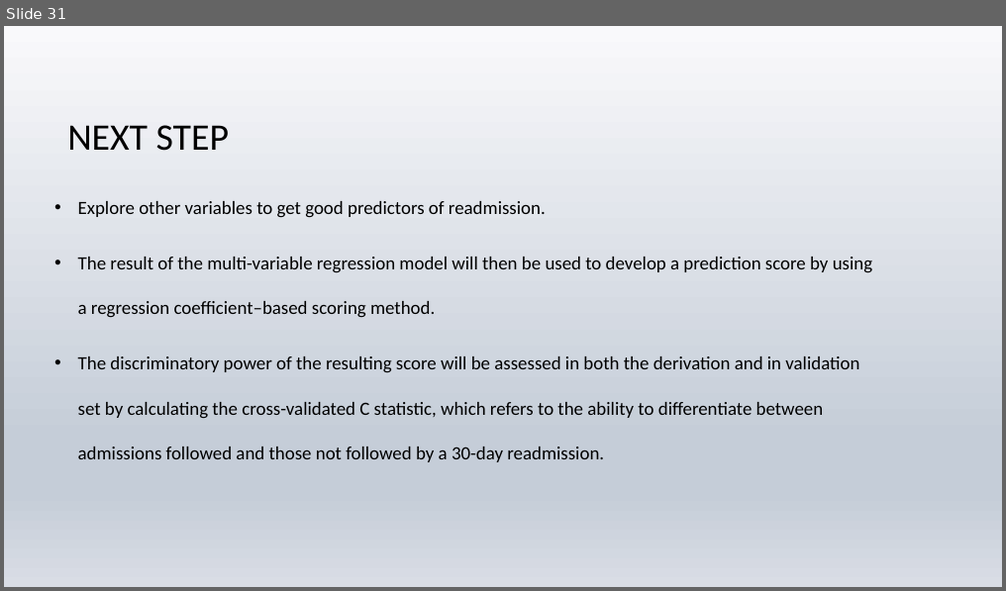
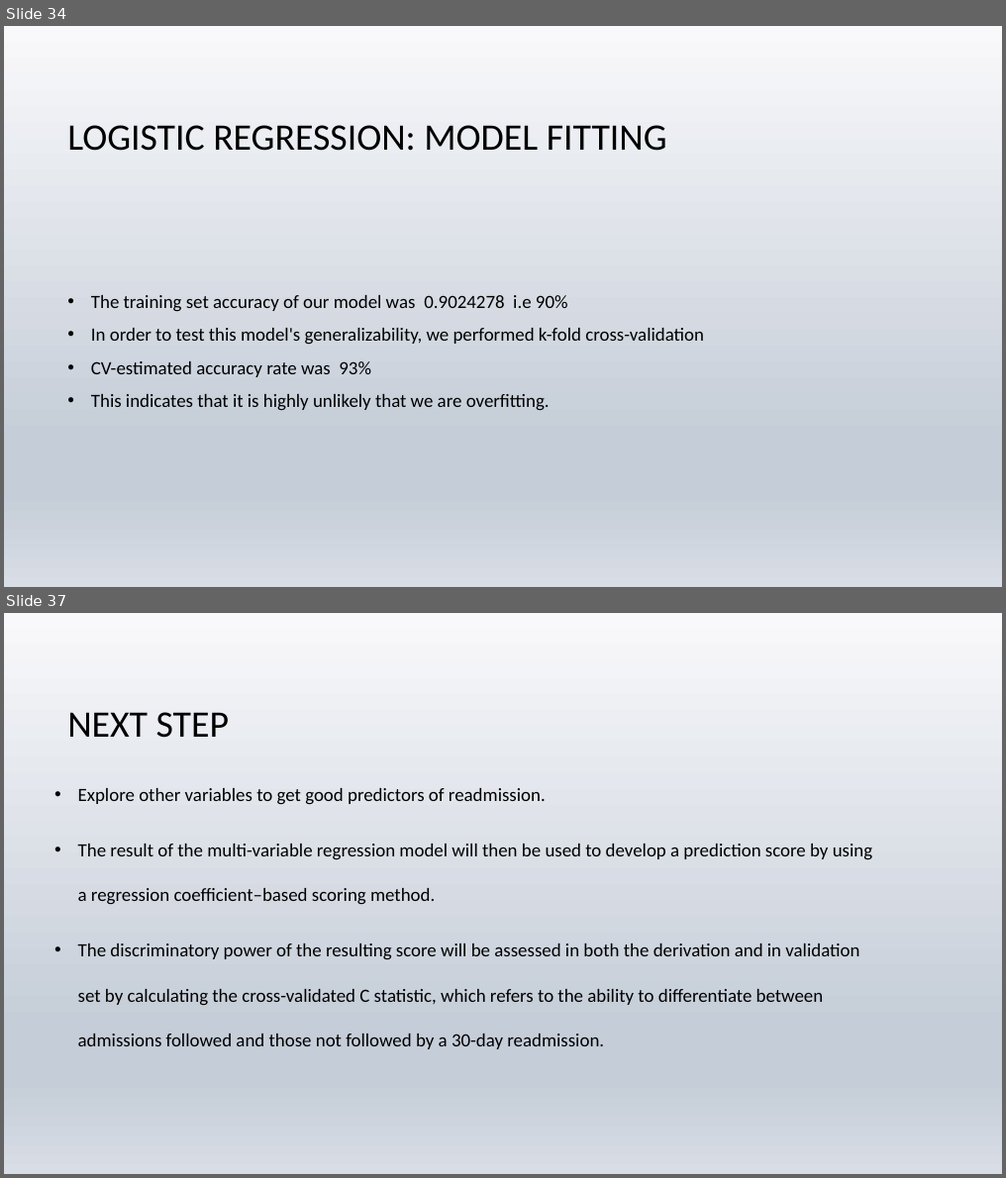
Before and after one commit to tanzirhasan/Readmission, a slide deck: 30_day_readmission.pptx. Shown one above the other, each under a label of ours: slide 31 before the commit, slides 34 and 37 after it; the slides between them are not shown. The pictures are 1006x591 and 1006x1178 pixels, drawn with LibreOffice and Linux fonts; fonts in the diff are those of the drawing; background and template pictures are left out. Boxes give left, top, right and bottom in pixels: in the first picture for what was removed or moved away, otherwise in the second. Text is boxed around its words. In the diff, an @@ line names an element or a change of style, - is before the commit and + after.

```diff
--- a/30_day_readmission.pptx
+++ b/30_day_readmission.pptx
@@ slide 34 added at bbox=[4, 26, 1002, 587], background picture (left out) @@
@@ title added at bbox=[67, 125, 667, 151], 36 pt, text #000000 @@
+LOGISTIC REGRESSION: MODEL FITTING
@@ text added at bbox=[91, 295, 704, 411], 18 pt, text #000000 @@
+• The training set accuracy of our model was 0.9024278 i.e 90%
+• In order to test this model's generalizability, we performed k-fold cross-validation
+• CV-estimated accuracy rate was 93%
+• This indicates that it is highly unlikely that we are overfitting.
@@ what was slide 31 is now slide 37 @@
```
Also in this commit, not shown: 4 slides changed, 5 other slides added.
